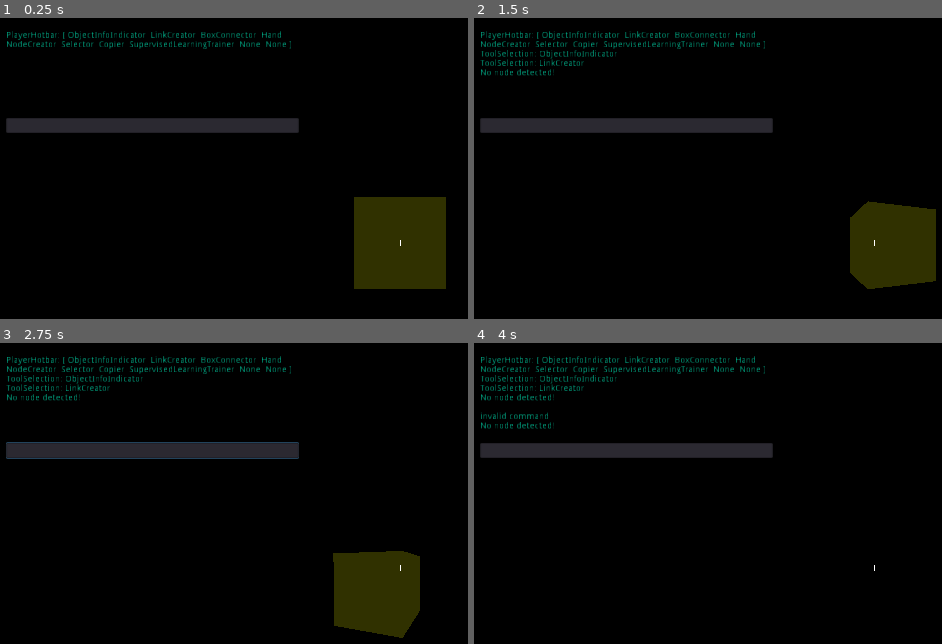
Above: before the commit, frames 1-4 (two rows, left to right).
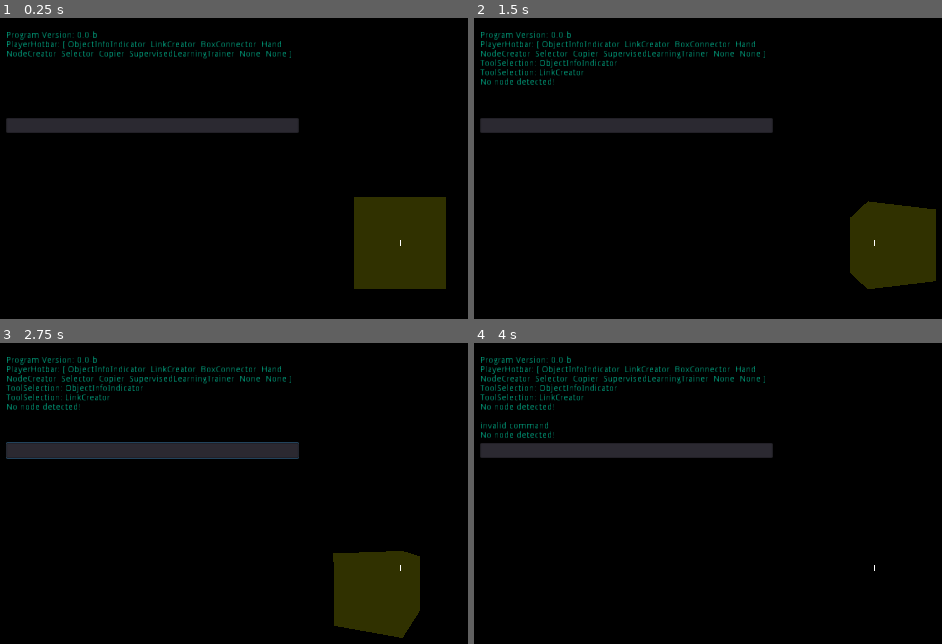
Above: after the commit, the same moments.

Repository: cozyBrain/NeuralNetworkBuilder
Game: Godot game, scene res://World.tscn
Same seed, same stepped clock (60 frames per second), same inputs: the game is played once before the commit and once after it.
Inputs (mouse positions are in pixels of both pictures, inside the frame that each line leads up to):
- Up to frame 1 (0.25 s): no input
- Up to frame 2 (1.5 s): click (628, 126) at 0.52 s; type "12" at 0.6 s; tap Enter at 1.25 s; move the mouse to (918, 240) at 1.27 s; hold Up (ui_up) from 1.28 s (still down); tap F (KEY_F) at 1.35 s; click (918, 240) at 1.42 s
- Up to frame 3 (2.75 s): keep holding Up (ui_up); tap Space at 1.52, 2, 2.27 s; move the mouse to (360, 568) at 2.02 s; tap T (KEY_T) at 2.1 s
- Up to frame 4 (4 s): tap Enter at 2.75 s; move the mouse to (outside the picture) at 2.77 s; release Up (ui_up) at 2.78 s; hold D 2.78-3.53 s; tap Tab (KEY_TAB) at 2.85 s; tap Space at 3.5, 3.77 s; move the mouse to (862, 574) at 3.52 s; hold Up (ui_up) from 3.53 s (still down); tap O at 3.6 s; click (862, 574) at 3.67 s

The runs differ from the first frame. In frame 1, 1.7% of the frame differs, in the area x 1-63%, y 4-14%; in frame 2, 2.3%; in frame 3, 2.3%; in frame 4, 2.7%, in the area x 1-63%, y 4-32%.

Commit message:
Program Version: 0.0-b

Diff:
--- a/Global/Global.gd
+++ b/Global/Global.gd
@@ -16,6 +16,7 @@
 #	"L_SCWeight", "L_SCSharedWeight",
 #	"Port_Inode", "Port_Onode", "Port_Wnode",
 #]
+const VERSION = "0.0-b"
 const dx = 0.0001
 const default_world_path = "/root/World"
 onready var default_world = get_node(default_world_path)
@@ -23,6 +24,7 @@
 const defaultGroupName="_default"
 
 func _ready():
+	print("Program Version: ", VERSION)
 	pass
 
 static func isValidVector3(vector : String) -> bool:
--- a/Player/Player.gd
+++ b/Player/Player.gd
@@ -25,6 +25,7 @@
 var hotbar = ["ObjectInfoIndicator", "LinkCreator", "BoxConnector", "Hand", "NodeCreator", "Selector", "Copier", "SupervisedLearningTrainer","None","None"]  # size:10  hotbar lol! Korean people will see why
 
 func _ready():
+	console.println(str("Program Version: ", G.VERSION))
 	Input.set_mouse_mode(Input.MOUSE_MODE_CAPTURED)
 	var playerHotbarIndication = str("PlayerHotbar: [")
 	for item in hotbar:
--- a/Player/Tools/Selector.gd
+++ b/Player/Tools/Selector.gd
@@ -6,7 +6,7 @@
 onready var pointer = get_node("../Pointer")
 
 var SHAPES : Dictionary = {
-	"voxel" : [1, [TYPE_VECTOR3], ""],  # min arguments, [arguments types], stacked arguments
+	"voxel" : [1, [TYPE_VECTOR3], ""],  # min num of arguments, [arguments types], stacked arguments
 	"box" : [2, [TYPE_VECTOR3, TYPE_VECTOR3], ""],
 	"sphere" : [2, [TYPE_VECTOR3, TYPE_REAL], ""]
 }
@@ -14,8 +14,8 @@
 var hotbar : Array = ["voxel", "box"]
 var hotbarSelection : int
 
-const groupComponent = ["",[]]
-var selectionGroups : Dictionary = {G.defaultGroupName : groupComponent.duplicate(true)}  # [selection, selectionIndicatingObjects]
+const groupComponent = ["",[]]  # [selection, selectionIndicatingObjects]
+var selectionGroups : Dictionary = {G.defaultGroupName : groupComponent.duplicate(true)}
 var groupSelection : String = G.defaultGroupName
 
 # Tool Selector -shape hotbarSelection voxel 0,0,2  -> default: "voxel 0,0,2\n"
--- a/Player/Tools/SupervisedLearningTrainer.gd
+++ b/Player/Tools/SupervisedLearningTrainer.gd
@@ -13,10 +13,10 @@
 var groupSelection : String = G.defaultGroupName  # networkGroupSelection
 var dataSetsGroupSelection : String = G.defaultGroupName
 
+# Tool SupervisedLearningTrainer -add  # add DataSet into IL&GL_DataSets{"_default":[]}
 # Tool SupervisedLearningTrainer -train 7 -shuffle  # -g _default -nc _SLT_NetworkController -il _SLT_InputLayer -ol _SLT_GoalLayer
-# Tool SupervisedLearningTrainer -add  # add DataSet into IL&GL_DataSets{"_default":[]}
+# Tool SupervisedLearningTrainer -train 77 -i 20 -v
 # Tool SupervisedLearningTrainer -ds dog -add  # add DataSet into IL&GL_DataSets{"dog":[]}
-# Tool SupervisedLearningTrainer -train 77 -i 20 -v
 
 func handle(arg : String):
 	var output : String
